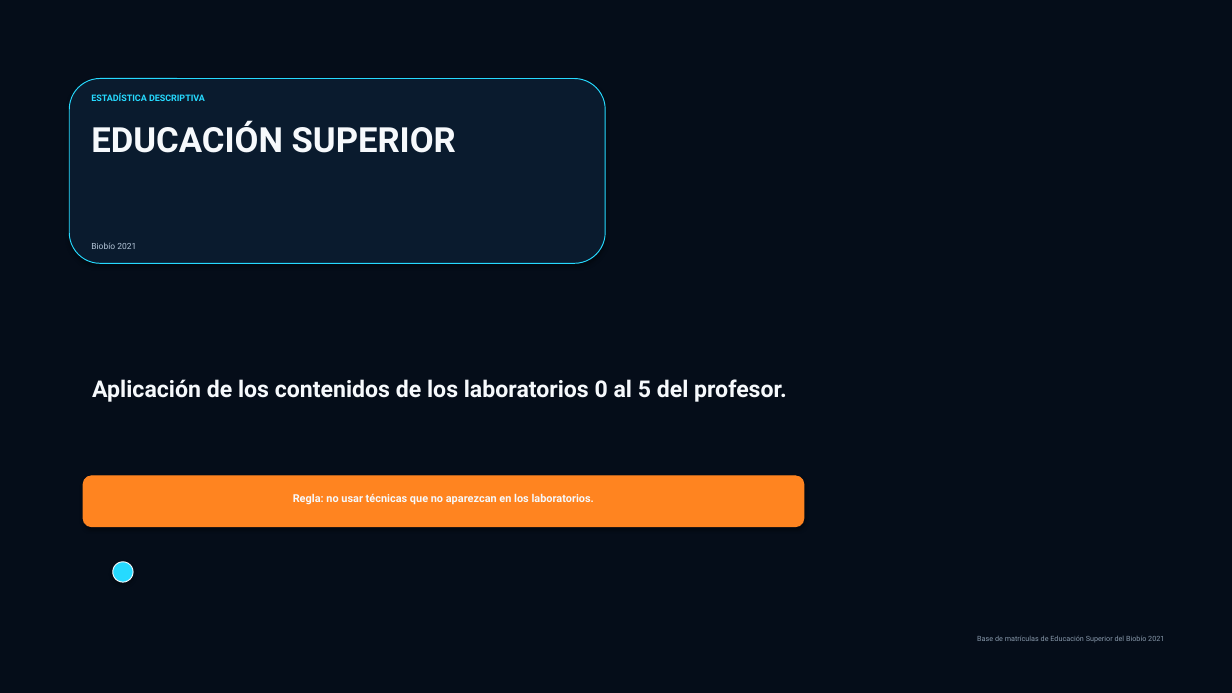
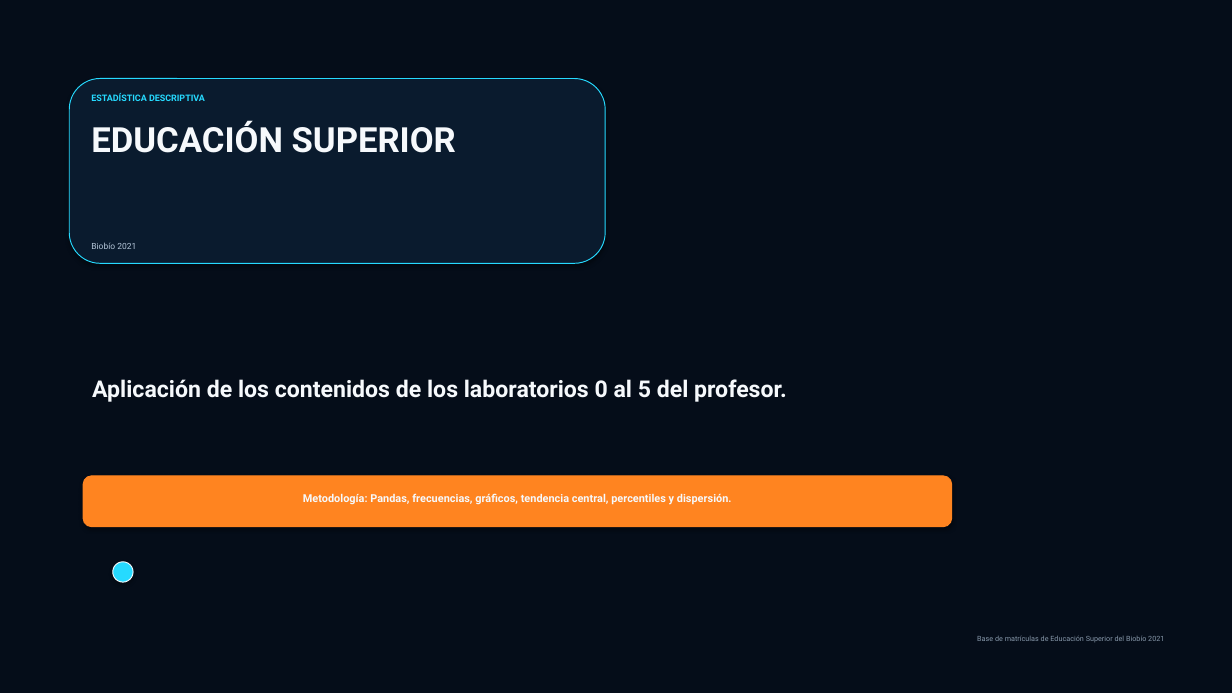
Before and after one commit to Nicricht/Estadistica.descriptiva, a slide deck: slide 1 of presentacion/Estadistica_Descriptiva_Biobio_FINAL.pptx. Drawn at 1232x693 pixels with LibreOffice and Linux fonts; fonts in the diff are those of the drawing; background and template pictures are left out; a plain dark background stands for a picture behind light text. Boxes give left, top, right and bottom in pixels: in the first picture for what was removed or moved away, otherwise in the second. Text is boxed around its words. In the diff, an @@ line names an element or a change of style, - is before the commit and + after.

```diff
--- a/presentacion/Estadistica_Descriptiva_Biobio_FINAL.pptx
+++ b/presentacion/Estadistica_Descriptiva_Biobio_FINAL.pptx
@@ rounded rectangle: place and size @@
-rounded rectangle at <box>83,476,804,527</box>
+rounded rectangle at <box>83,476,952,527</box>
@@ text at <box>303,493,732,505</box>: text changed @@
-Regla: no usar técnicas que no aparezcan en los laboratorios.
+Metodología: Pandas, frecuencias, gráficos, tendencia central, percentiles y dispersión.
```
